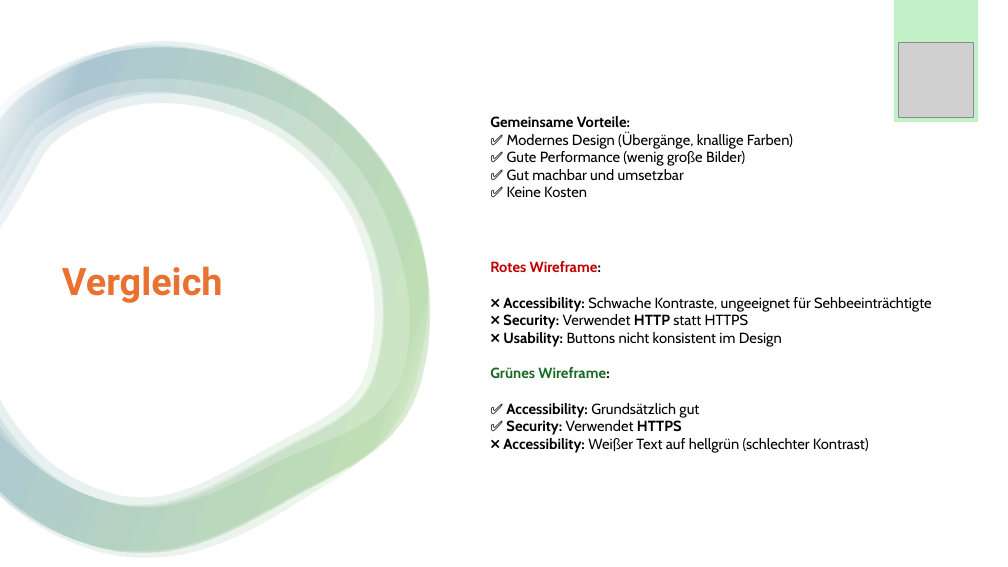
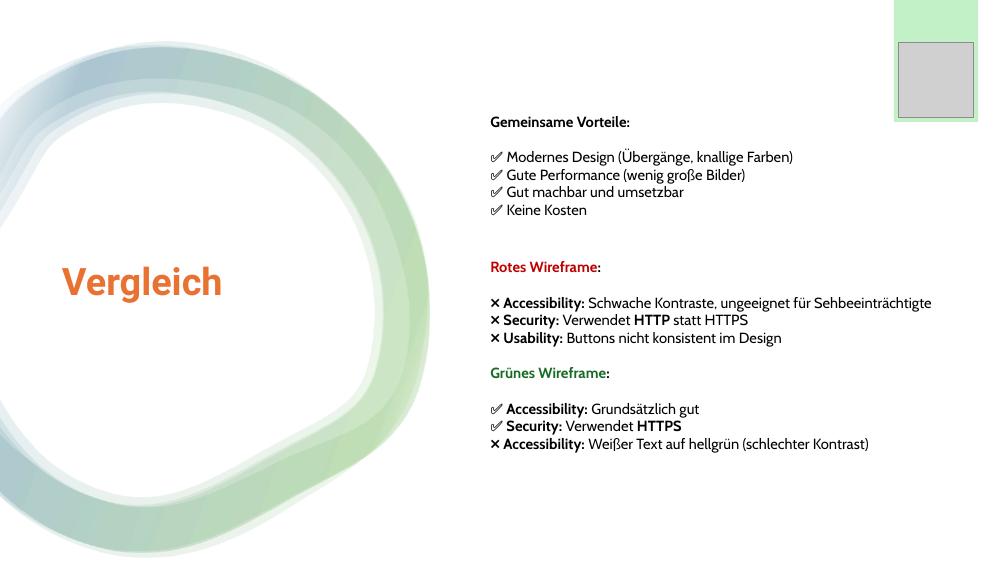
Before and after one commit to Emele-bzra/project-modul431, a slide deck: slide 14 of Material/präsentation_slarachare_games.pptx (slide 12 before the commit). Drawn at 1008x567 pixels with LibreOffice and Linux fonts; fonts in the diff are those of the drawing; grey boxes stand for pictures. Boxes give left, top, right and bottom in pixels: in the first picture for what was removed or moved away, otherwise in the second. Text is boxed around its words. In the diff, an @@ line names an element or a change of style, - is before the commit and + after.

```diff
--- a/Material/präsentation_slarachare_games.pptx
+++ b/Material/präsentation_slarachare_games.pptx
@@ text "Gemeinsame Vorteile:" rewrapped from box(490, 116, 793, 197) to box(490, 116, 793, 215) @@
```
Also in this commit, not shown: 4 other slides changed, 2 slides added.
